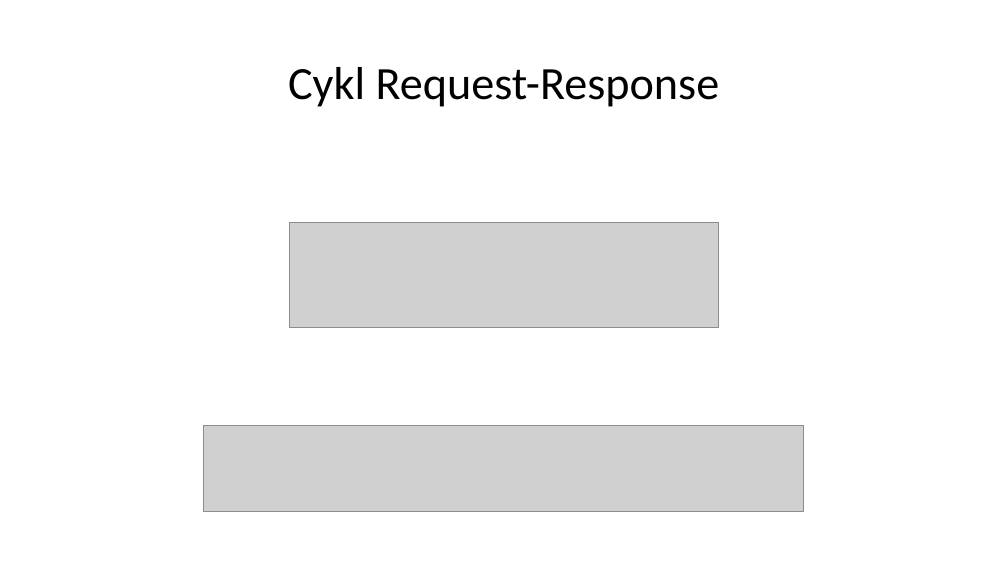
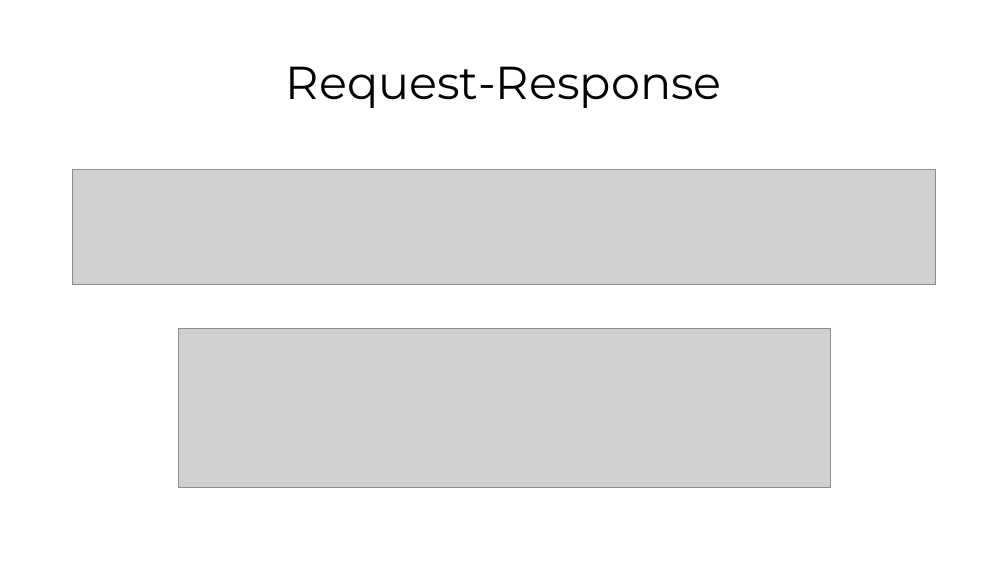
Before and after one commit to oskop123/Trading_Bot, a slide deck: slide 16 of presentation/JPWP.pptx (slide 15 before the commit). Drawn at 1008x567 pixels with LibreOffice and Linux fonts; fonts in the diff are those of the drawing; grey boxes stand for pictures. Boxes give left, top, right and bottom in pixels: in the first picture for what was removed or moved away, otherwise in the second. Text is boxed around its words. In the diff, an @@ line names an element or a change of style, - is before the commit and + after.

```diff
--- a/presentation/JPWP.pptx
+++ b/presentation/JPWP.pptx
@@ title at (x1=286, y1=66, x2=722, y2=108): text changed; font Calibri to Montserrat @@
-Cykl Request-Response
+Request-Response
@@ picture added at (x1=73, y1=169, x2=935, y2=284) @@
@@ picture removed at (x1=290, y1=222, x2=718, y2=327) @@
@@ picture added at (x1=178, y1=328, x2=830, y2=488) @@
@@ picture removed at (x1=203, y1=426, x2=803, y2=512) @@
```
Also in this commit, not shown: 13 other slides changed, 7 slides added, 6 slides removed.
